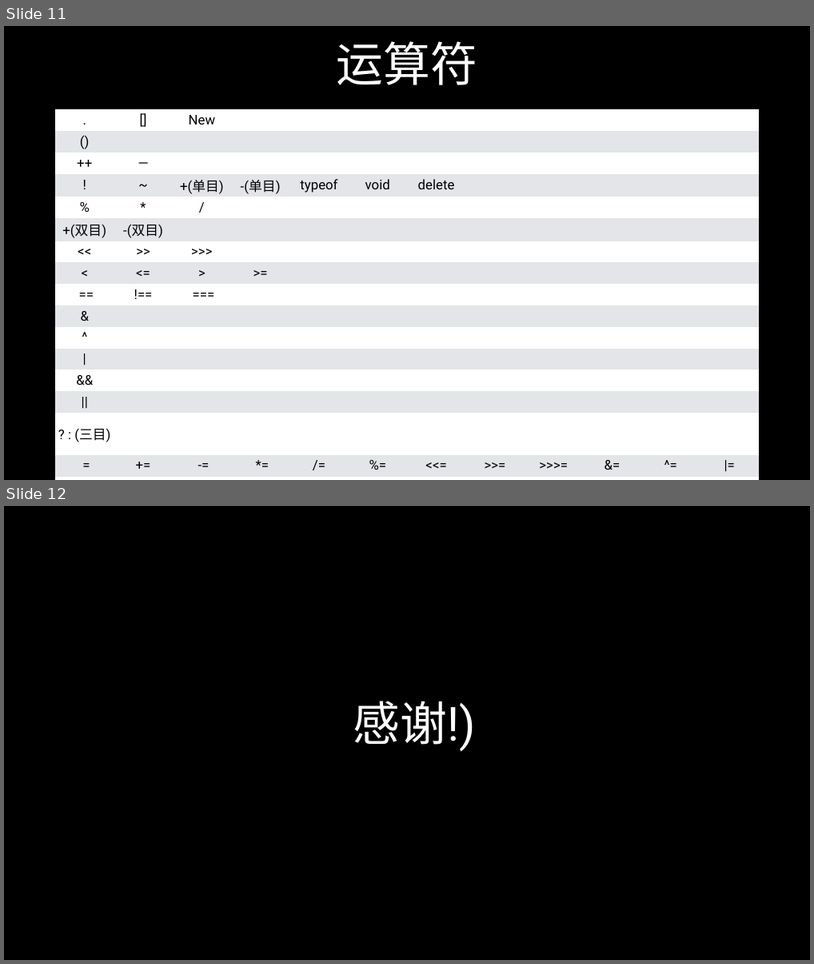
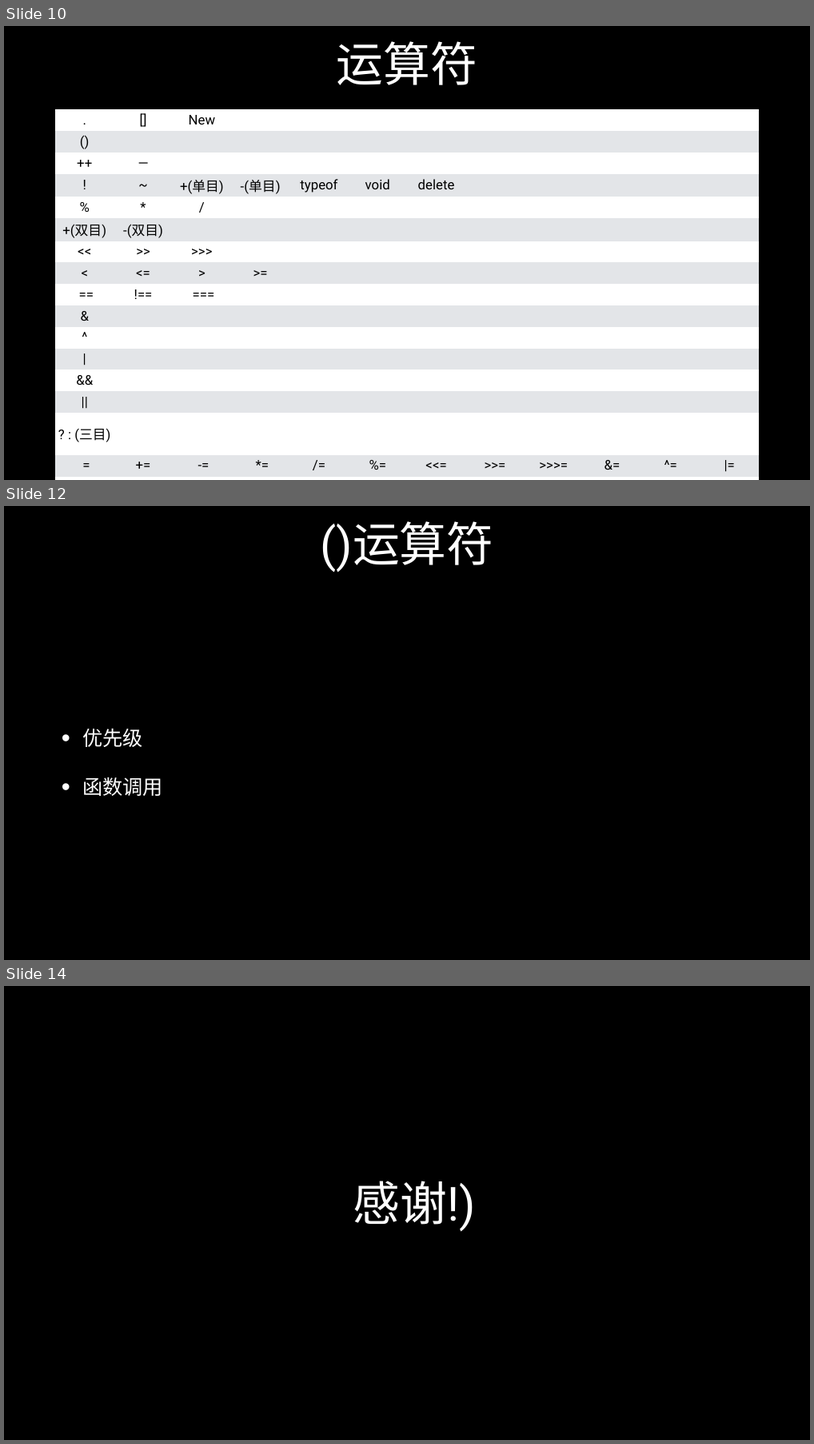
Before and after one commit to zmclass/web-study, a slide deck: 2019-11-11/ppt/javascript-类型转换与运算符.pptx. Shown one above the other, each under a label of ours: slides 11 and 12 before the commit, slides 10, 12 and 14 after it; the slides between them are not shown. The pictures are 814x964 and 814x1444 pixels, drawn with LibreOffice and Linux fonts; fonts in the diff are those of the drawing. Boxes give left, top, right and bottom in pixels: in the first picture for what was removed or moved away, otherwise in the second. Text is boxed around its words. In the diff, an @@ line names an element or a change of style, - is before the commit and + after.

Commit message:
类型转换与运算符讲义下

```diff
--- a/2019-11-11/ppt/javascript-类型转换与运算符.pptx
+++ b/2019-11-11/ppt/javascript-类型转换与运算符.pptx
@@ slide 12 added at (4,506,810,960), background #000000 @@
@@ title added at (321,521,494,572), 112 pt, text #FFFFFF @@
+()运算符
@@ text added at (82,728,163,796), 48 pt, text #FFFFFF @@
+• 优先级
+• 函数调用
@@ what was slide 11 is now slide 10 @@
@@ what was slide 12 is now slide 14 @@
```
Also in this commit, not shown: 3 slides changed, 2 other slides added, 1 slide removed, 4 other files.
